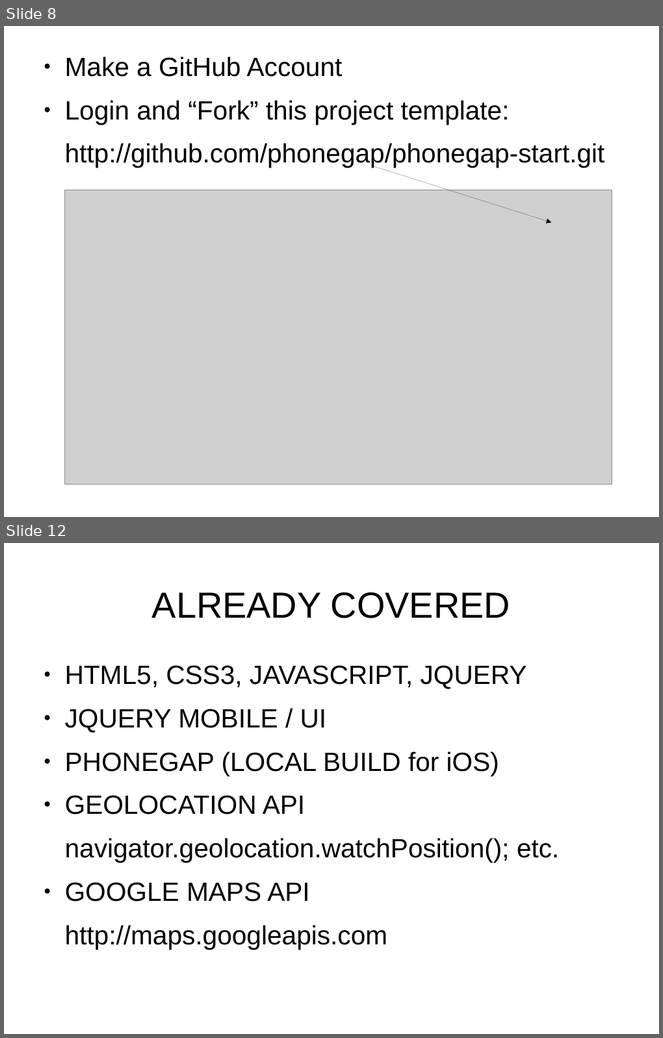
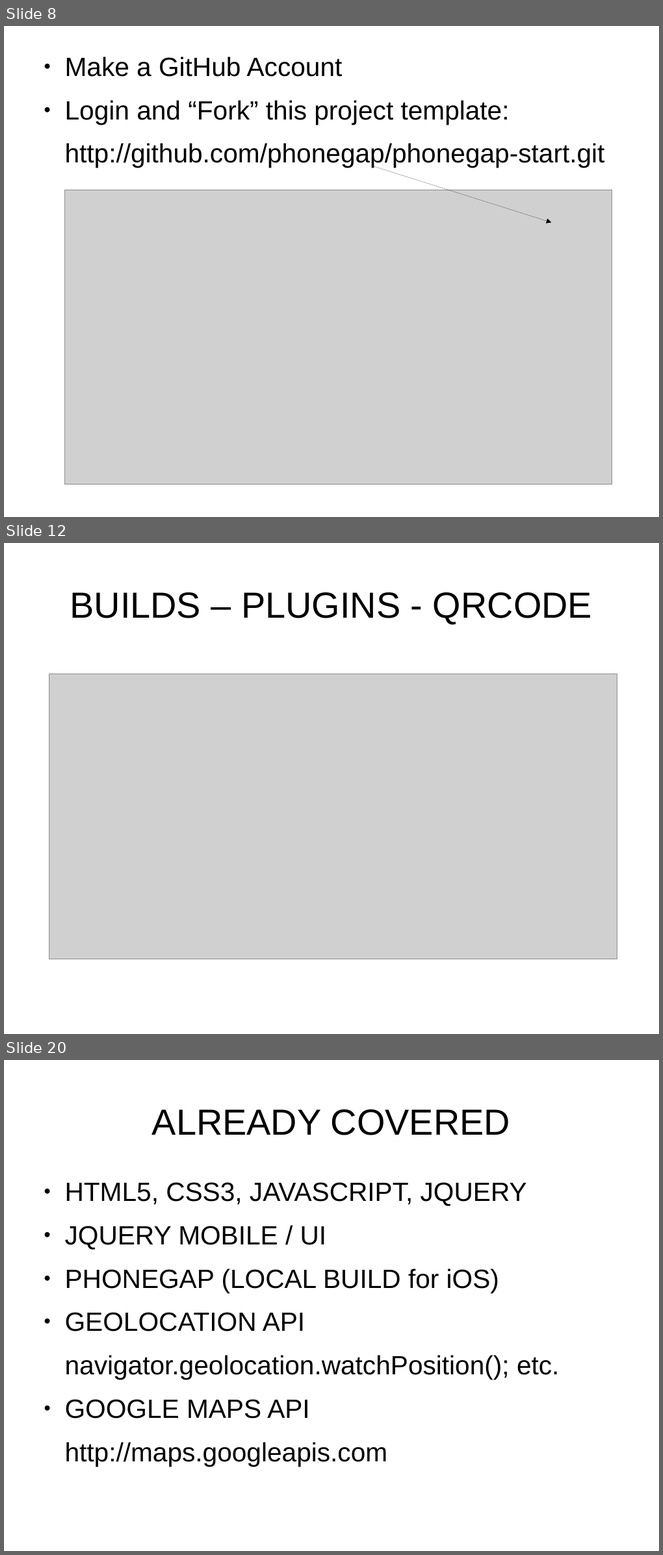
Before and after one commit to fpbu/mobappdev, a slide deck: phonegapbuild_workshop/phonegap_build_slides.odp. Shown one above the other, each under a label of ours: slides 8 and 12 before the commit, slides 8, 12 and 20 after it; the slides between them are not shown. The pictures are 663x1038 and 663x1555 pixels, drawn with LibreOffice and Linux fonts; fonts in the diff are those of the drawing; grey boxes stand for pictures. Boxes give left, top, right and bottom in pixels: in the first picture for what was removed or moved away, otherwise in the second. Text is boxed around its words. In the diff, an @@ line names an element or a change of style, - is before the commit and + after.

```diff
--- a/phonegapbuild_workshop/phonegap_build_slides.odp
+++ b/phonegapbuild_workshop/phonegap_build_slides.odp
@@ slide 12 added at [4,543,659,1034], background #FFFFFF @@
@@ title added at [70,592,592,624], 44 pt, text #000000 @@
+BUILDS – PLUGINS - QRCODE
@@ picture added at [50,674,617,959] @@
@@ what was slide 12 is now slide 20 @@
```
Also in this commit, not shown: 2 slides changed, 20 other slides added, 4 slides removed, 1 other file.
